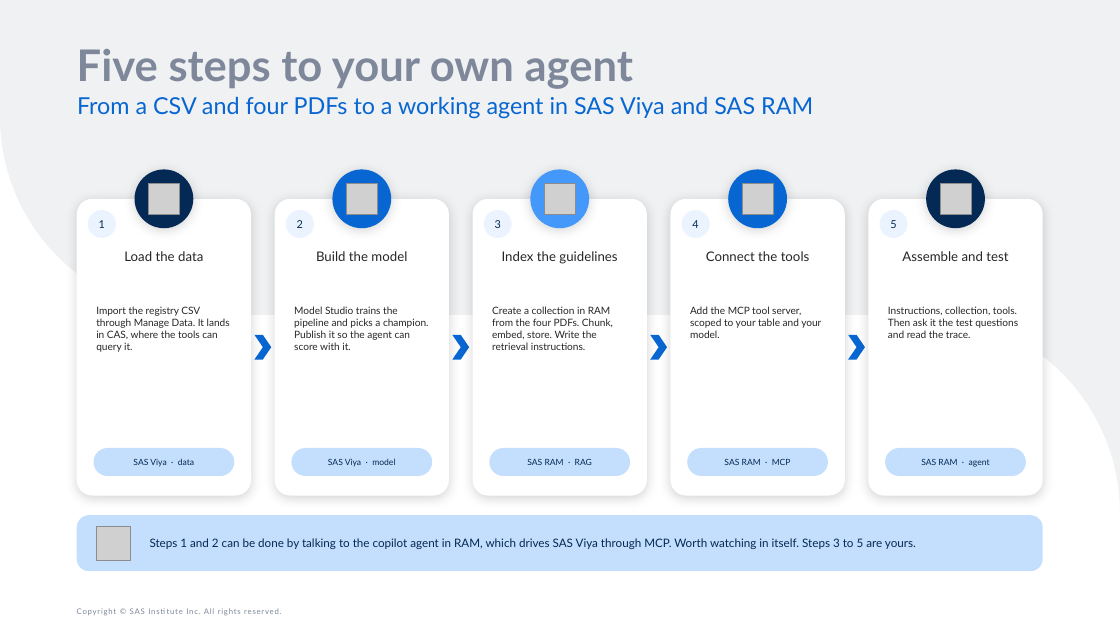
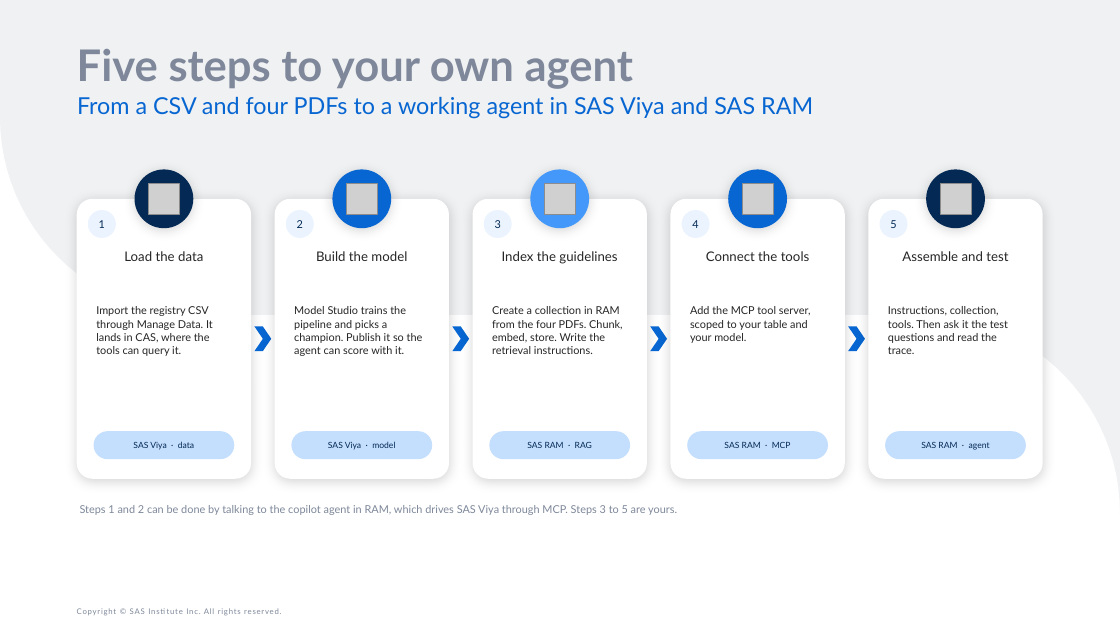
Before and after one commit to raedaldweik/Agentic-Bootcamp, a slide deck: slide 20 of Day1/Agentic_AI_Overview_and_Live_Demo/Agentic_AI_Overview_and_Live_Demo.pptx. Drawn at 1120x630 pixels with LibreOffice and Linux fonts; fonts in the diff are those of the drawing; grey boxes stand for pictures. Boxes give left, top, right and bottom in pixels: in the first picture for what was removed or moved away, otherwise in the second. Text is boxed around its words. In the diff, an @@ line names an element or a change of style, - is before the commit and + after.

```diff
--- a/Day1/Agentic_AI_Overview_and_Live_Demo/Agentic_AI_Overview_and_Live_Demo.pptx
+++ b/Day1/Agentic_AI_Overview_and_Live_Demo/Agentic_AI_Overview_and_Live_Demo.pptx
@@ rounded rectangle resized from (x1=77, y1=199, x2=251, y2=496) to (x1=77, y1=199, x2=251, y2=479) @@
@@ rounded rectangle resized from (x1=274, y1=199, x2=449, y2=496) to (x1=274, y1=199, x2=449, y2=479) @@
@@ rounded rectangle resized from (x1=473, y1=199, x2=647, y2=496) to (x1=473, y1=199, x2=647, y2=479) @@
@@ rounded rectangle resized from (x1=670, y1=199, x2=844, y2=496) to (x1=670, y1=199, x2=844, y2=479) @@
@@ rounded rectangle resized from (x1=869, y1=199, x2=1043, y2=496) to (x1=869, y1=199, x2=1043, y2=479) @@
@@ 4 chevrons moved together from (x1=254, y1=335, x2=865, y2=360) to (x1=254, y1=326, x2=865, y2=351) @@
@@ size 13 to 14 pt in 5 elements at (x1=96, y1=306, x2=213, y2=356), (x1=294, y1=306, x2=423, y2=356), (x1=492, y1=306, x2=623, y2=354), (x1=690, y1=306, x2=811, y2=343), (x1=888, y1=306, x2=1008, y2=354) @@
@@ 5 rounded rectangles moved together from (x1=94, y1=448, x2=1026, y2=476) to (x1=94, y1=431, x2=1026, y2=459) @@
@@ text "Steps 1 and 2 can ..." at (x1=80, y1=505, x2=677, y2=515): vertical alignment middle to top @@
@@ text at (x1=80, y1=505, x2=677, y2=515): text changed; size 15 to 14 pt; text colour #032954 to #7E889A @@
-Steps 1 and 2 can be done by talking to the copilot agent in RAM, which drives SAS Viya through MCP. Worth watching in itself. Steps 3 to 5 are yours.
+Steps 1 and 2 can be done by talking to the copilot agent in RAM, which drives SAS Viya through MCP. Steps 3 to 5 are yours.
@@ rounded rectangle removed at (x1=77, y1=515, x2=1043, y2=571) @@
@@ picture removed at (x1=96, y1=526, x2=130, y2=560) @@
```
Also in this commit, not shown: 6 other slides changed, 1 other file.
